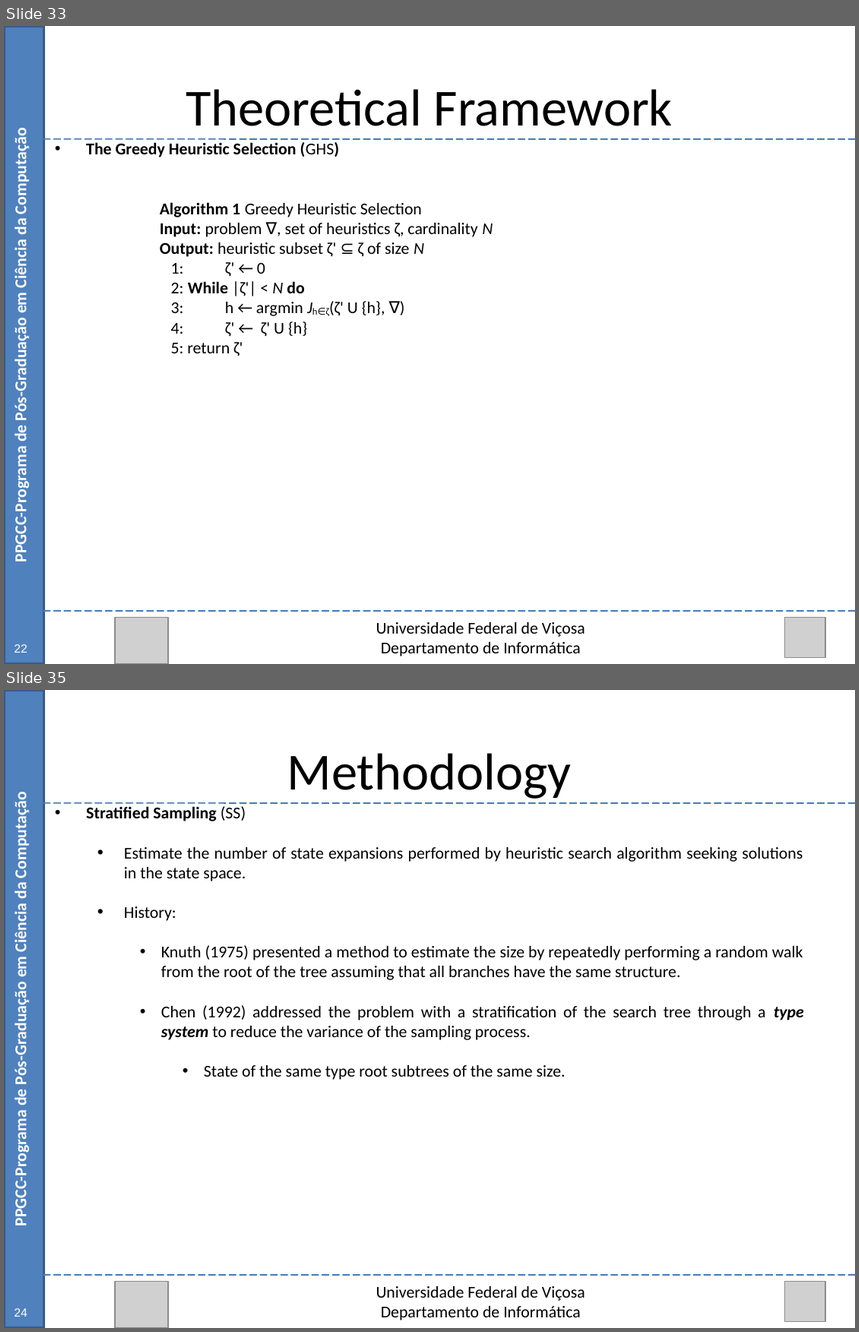
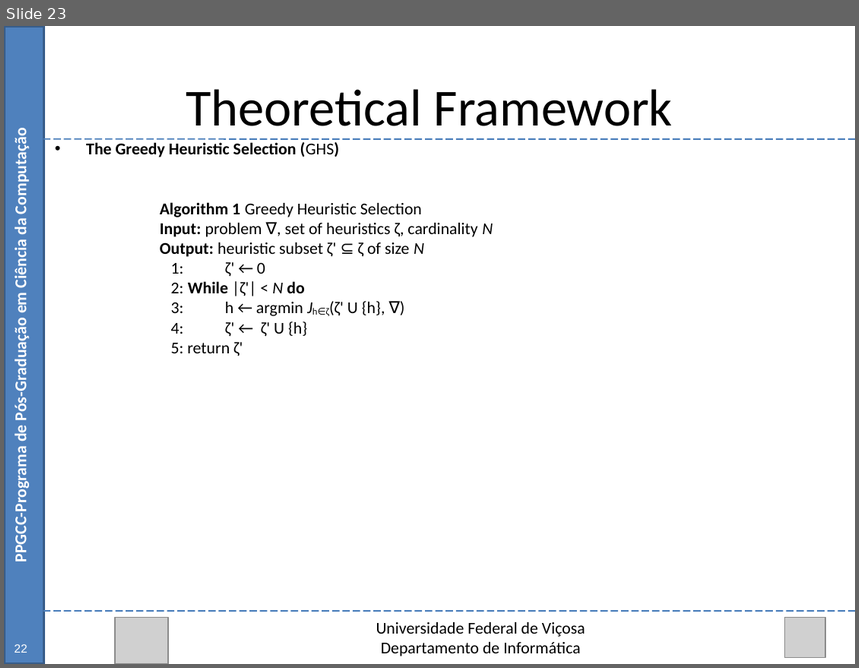
Before and after one commit to Marvinsky/research-marvin, a slide deck: latex/odp/selection heuristics.odp. Shown one above the other, each under a label of ours: slides 33 and 35 before the commit, slide 23 after it; the slides between them are not shown. The pictures are 859x1332 and 859x668 pixels, drawn with LibreOffice and Linux fonts; fonts in the diff are those of the drawing; grey boxes stand for pictures. Boxes give left, top, right and bottom in pixels: in the first picture for what was removed or moved away, otherwise in the second. Text is boxed around its words. In the diff, an @@ line names an element or a change of style, - is before the commit and + after.

Commit message:
11/09/15 update selection heuristics.odp

```diff
--- a/latex/odp/selection heuristics.odp
+++ b/latex/odp/selection heuristics.odp
@@ slide 35 removed at bbox=[4, 690, 855, 1328], background #FFFFFF @@
@@ rectangle removed at bbox=[4, 690, 44, 1328] @@
@@ text removed at bbox=[287, 753, 572, 799] @@
-Methodology
@@ text removed at bbox=[11, 801, 31, 1224] @@
-PPGCC-Programa de Pós-Graduação em Ciência da Computação
@@ line removed from (44, 803) to (855, 803) @@
@@ text removed at bbox=[86, 806, 804, 1080] @@
-• Stratified Sampling (SS)
-  • Estimate the number of state expansions performed by heuristic search algorithm seeking solutions in the state space.
-  • History:
-    • Knuth (1975) presented a method to estimate the size by repeatedly performing a random walk from the root of the tree assuming that all branches have the same structure.
-    • Chen (1992) addressed the problem with a stratification of the search tree through a type system to reduce the variance of the sampling process.
-      • State of the same type root subtrees of the same size.
@@ line removed from (44, 1276) to (855, 1276) @@
@@ picture removed at bbox=[115, 1281, 167, 1328] @@
@@ picture removed at bbox=[785, 1281, 826, 1322] @@
@@ text removed at bbox=[376, 1287, 585, 1321] @@
-Universidade Federal de Viçosa
-Departamento de Informática
@@ text removed at bbox=[14, 1309, 27, 1317] @@
-24
@@ what was slide 33 is now slide 23 @@
```
Also in this commit, not shown: 13 slides changed, 19 other slides removed.
